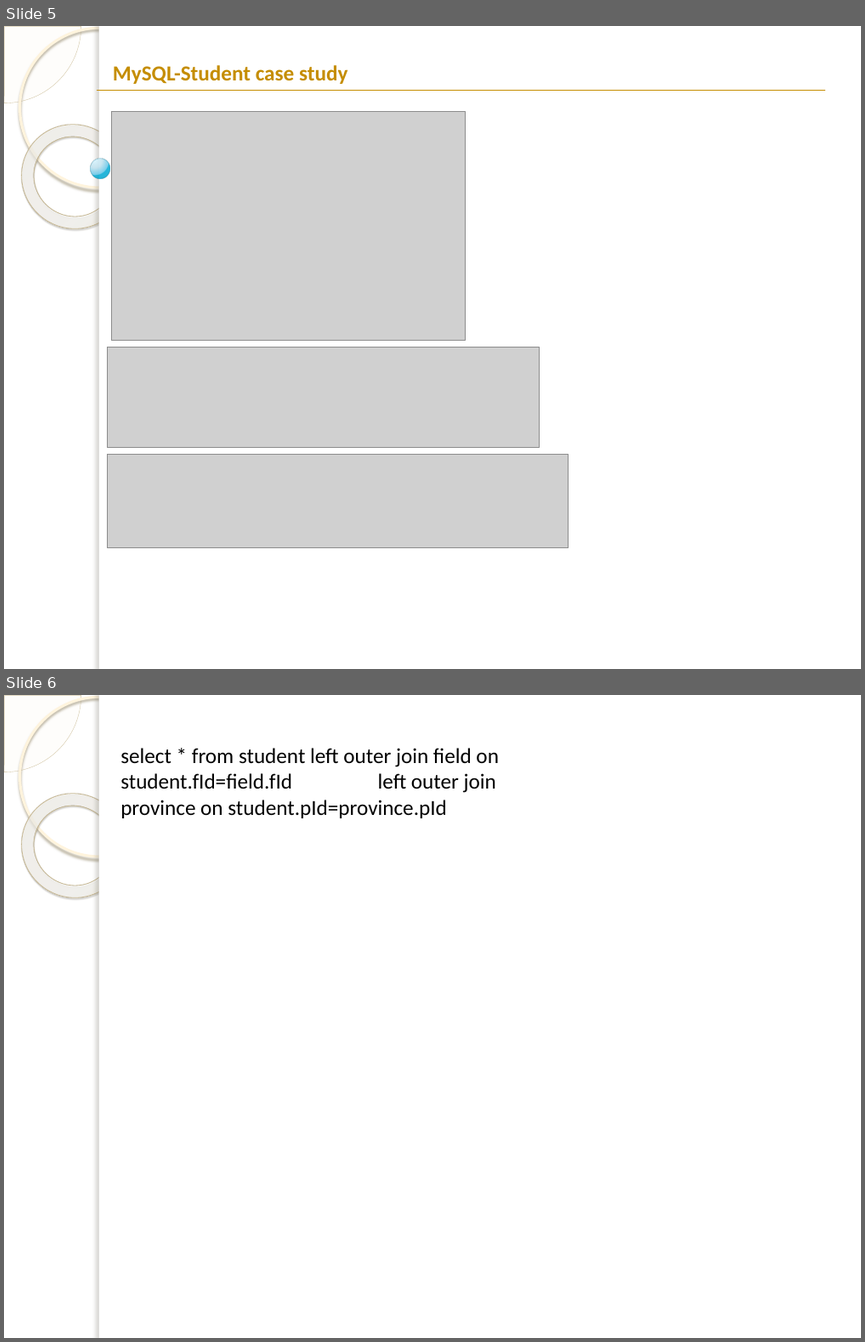
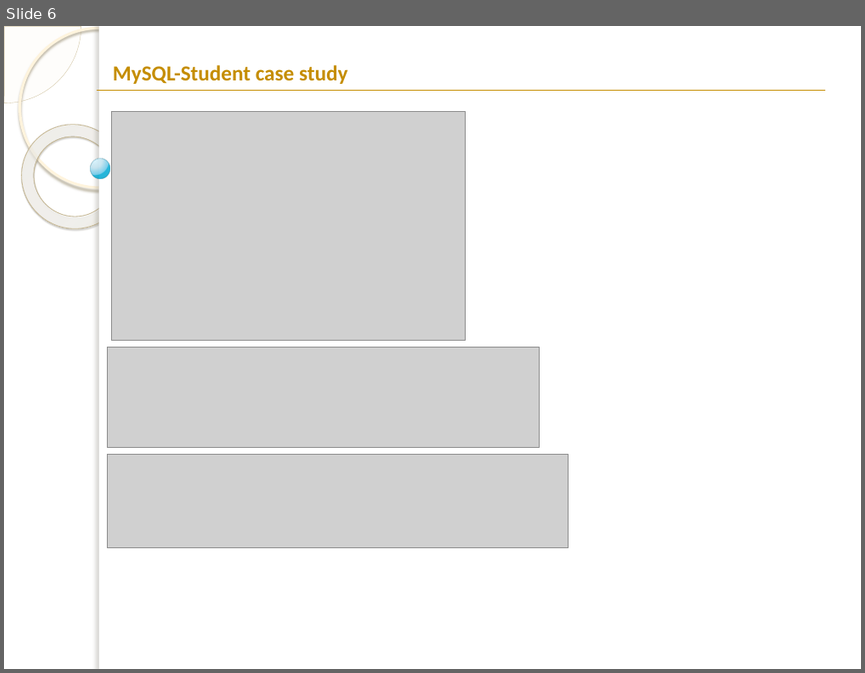
Before and after one commit to mohammadbtc100/courses, a slide deck: Database/DB-lab-2.pptx. Shown one above the other, each under a label of ours: slides 5 and 6 before the commit, slide 6 after it. The pictures are 865x1342 and 865x673 pixels, drawn with LibreOffice and Linux fonts; fonts in the diff are those of the drawing; grey boxes stand for pictures; background and template pictures are left out. Boxes give left, top, right and bottom in pixels: in the first picture for what was removed or moved away, otherwise in the second. Text is boxed around its words. In the diff, an @@ line names an element or a change of style, - is before the commit and + after.

```diff
--- a/Database/DB-lab-2.pptx
+++ b/Database/DB-lab-2.pptx
@@ slide 6 removed at <box>4,695,861,1338</box>, background picture (left out); not listed: 5 template elements that a slide beside it also shows @@
@@ text removed at <box>120,748,499,818</box> @@
-select * from student left outer join field on student.fId=field.fId left outer join province on student.pId=province.pId
@@ what was slide 5 is now slide 6 @@
```
Also in this commit, not shown: 5 slides added.
